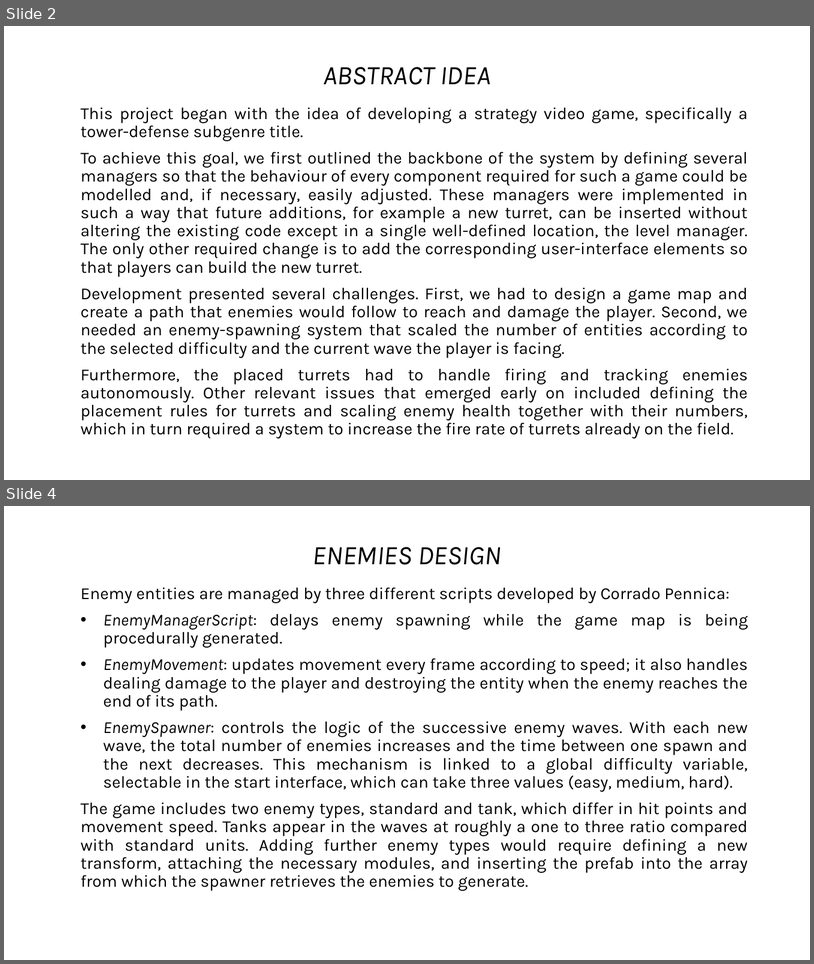
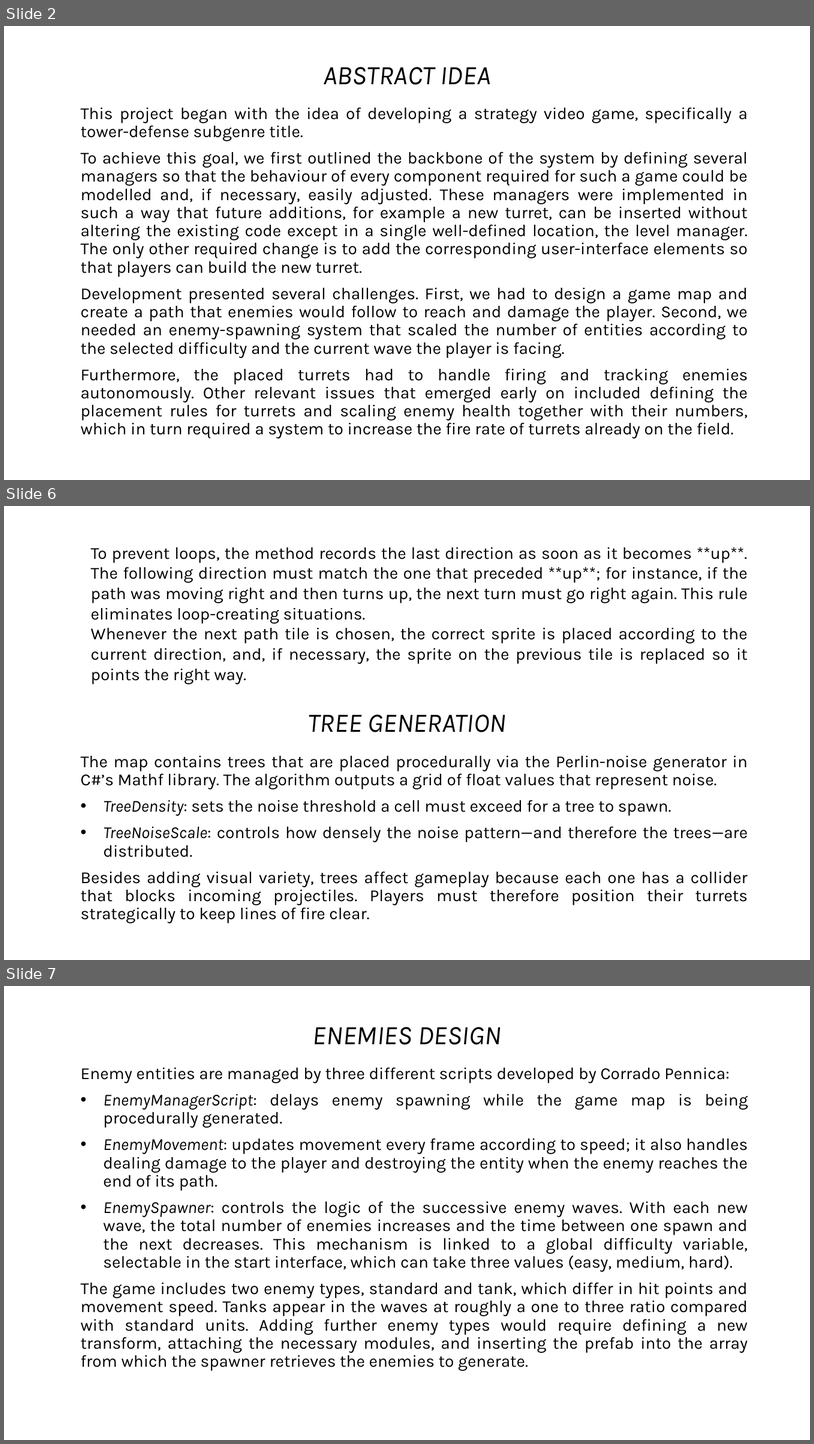
Before and after one commit to DheAnto/TowerDefence, a slide deck: Report Game Dev Eng version.pptx. Shown one above the other, each under a label of ours: slides 2 and 4 before the commit, slides 2, 6 and 7 after it; the slides between them are not shown. The pictures are 814x964 and 814x1444 pixels, drawn with LibreOffice and Linux fonts; fonts in the diff are those of the drawing. Boxes give left, top, right and bottom in pixels: in the first picture for what was removed or moved away, otherwise in the second. Text is boxed around its words. In the diff, an @@ line names an element or a change of style, - is before the commit and + after.

```diff
--- a/Report Game Dev Eng version.pptx
+++ b/Report Game Dev Eng version.pptx
@@ slide 6 added at (4, 506, 810, 960), background #FFFFFF @@
@@ text added at (91, 547, 748, 684), 20 pt, text #000000 @@
+To prevent loops, the method records the last direction as soon as it becomes **up**. The following direction must match the one that preceded **up**; for instance, if the path was moving right and then turns up, the next turn must go right again. This rule eliminates loop-creating situations.
+Whenever the next path tile is chosen, the correct sprite is placed according to the current direction, and, if necessary, the sprite on the previous tile is replaced so it points the right way.
@@ title added at (308, 714, 506, 732), 32 pt, text #000000, italic @@
+TREE GENERATION
@@ text added at (81, 755, 748, 923), 20 pt, text #000000 @@
+The map contains trees that are placed procedurally via the Perlin-noise generator in C#’s Mathf library. The algorithm outputs a grid of float values that represent noise.
+• TreeDensity: sets the noise threshold a cell must exceed for a tree to spawn.
+• TreeNoiseScale: controls how densely the noise pattern—and therefore the trees—are distributed.
+Besides adding visual variety, trees affect gameplay because each one has a collider that blocks incoming projectiles. Players must therefore position their turrets strategically to keep lines of fire clear.
@@ what was slide 4 is now slide 7 @@
```
Also in this commit, not shown: 3 slides changed, 3 other slides added, 1 slide removed.
